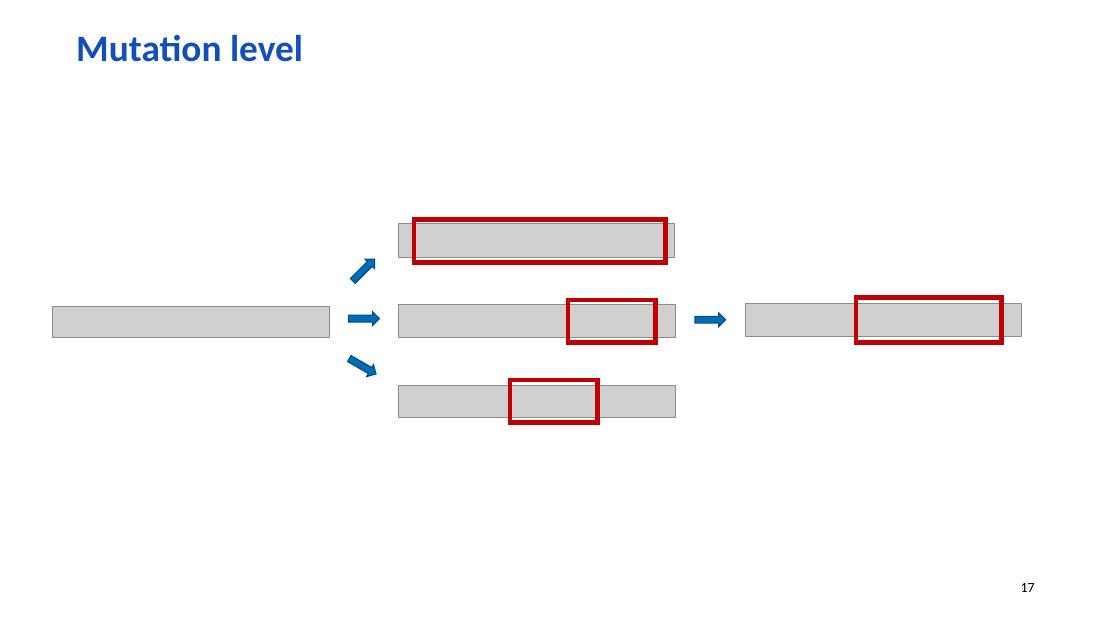
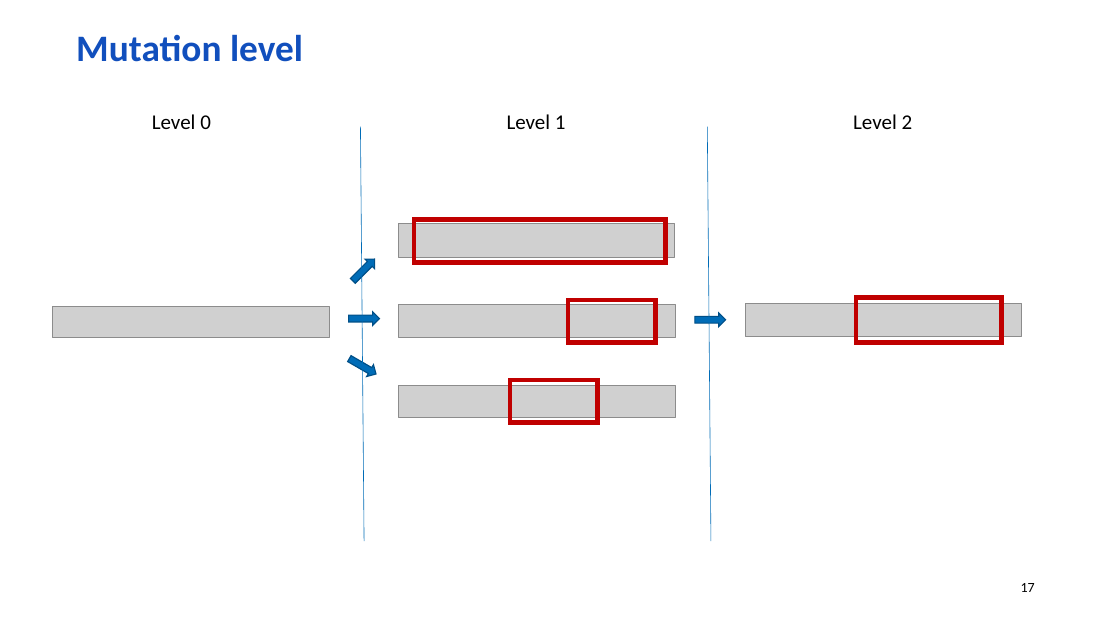
Before and after one commit to wolf-off/Stryker-demo, a slide deck: slide 17 of Mutation [Autosaved].pptx. Drawn at 1120x630 pixels with LibreOffice and Linux fonts; fonts in the diff are those of the drawing; grey boxes stand for pictures; background and template pictures are left out. Boxes give left, top, right and bottom in pixels: in the first picture for what was removed or moved away, otherwise in the second. Text is boxed around its words. In the diff, an @@ line names an element or a change of style, - is before the commit and + after.

```diff
--- a/Mutation [Autosaved].pptx
+++ b/Mutation [Autosaved].pptx
@@ text added at (152,114,211,129), 18 pt, text #000000 @@
+Level 0
@@ text added at (507,114,566,129), 18 pt, text #000000 @@
+Level 1
@@ text added at (853,114,913,129), 18 pt, text #000000 @@
+Level 2
@@ line added from (360, 127) to (364, 541), #006CB7 0.5 pt @@
@@ line added from (707, 127) to (711, 541), #006CB7 0.5 pt @@
```
Also in this commit, not shown: 1 other slide changed.
